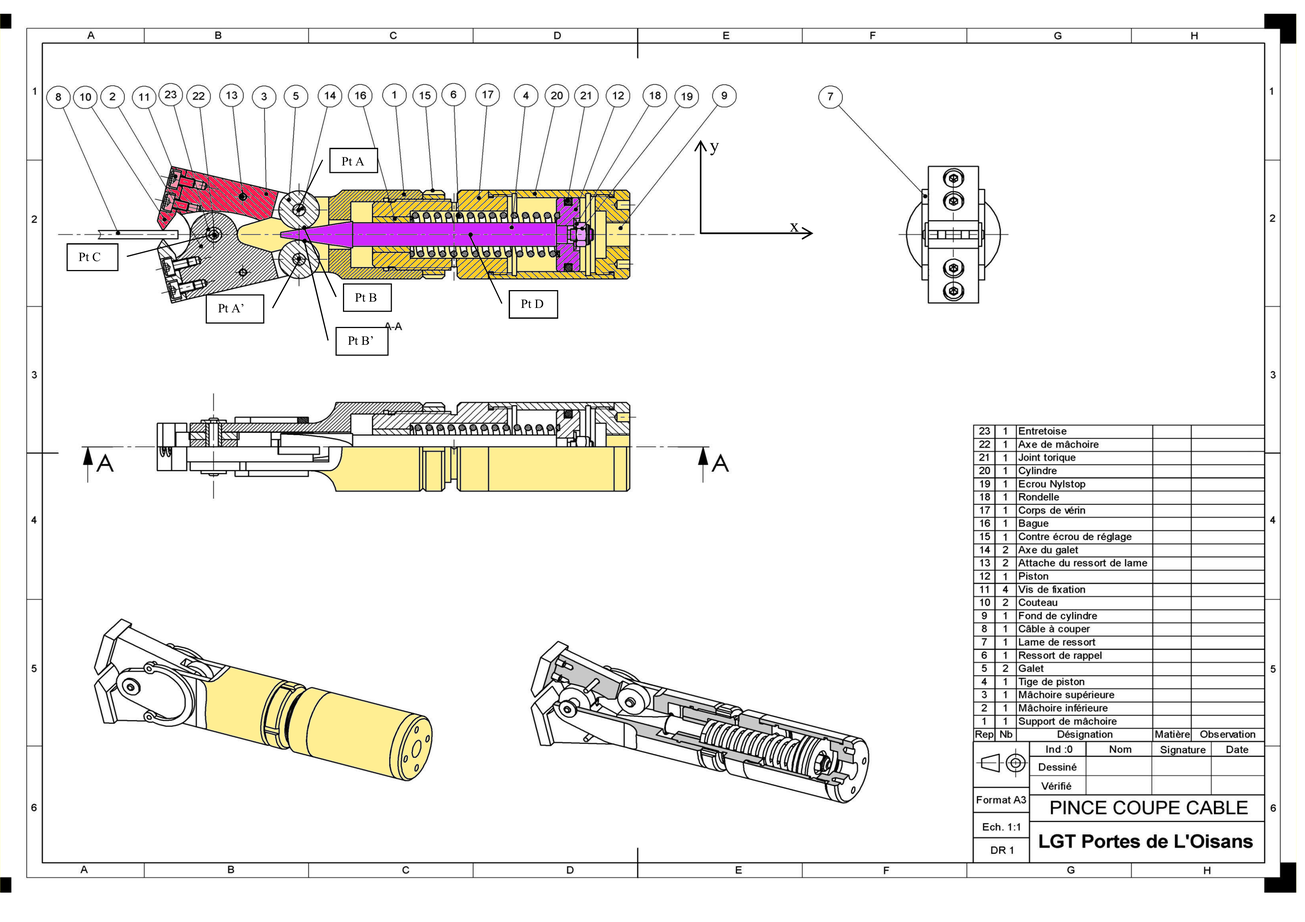
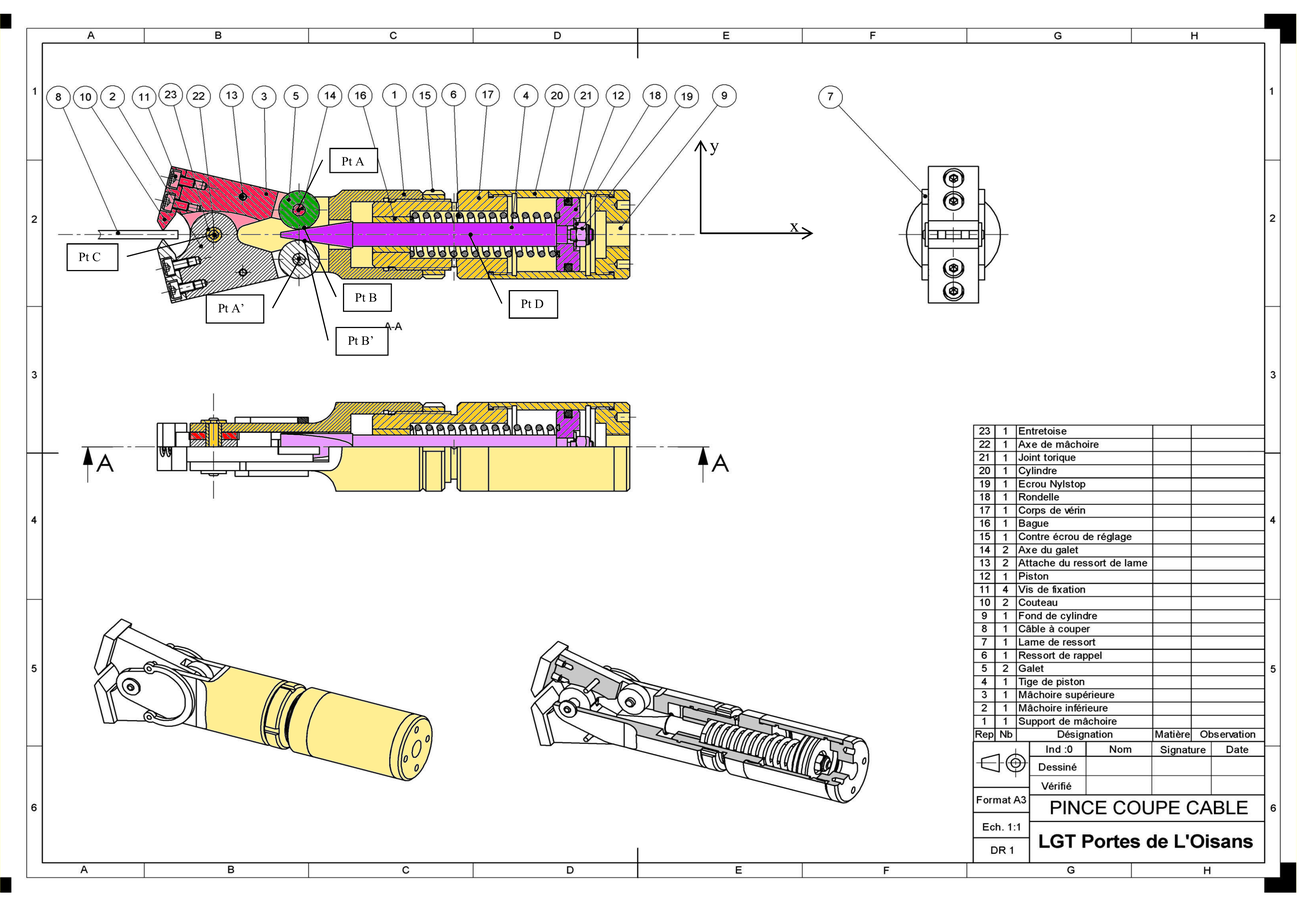
Layered file, before and after one edit (1305x922). Changes by layer:
painted on "plan_pince.pdf" over [183, 191, 629, 458]
